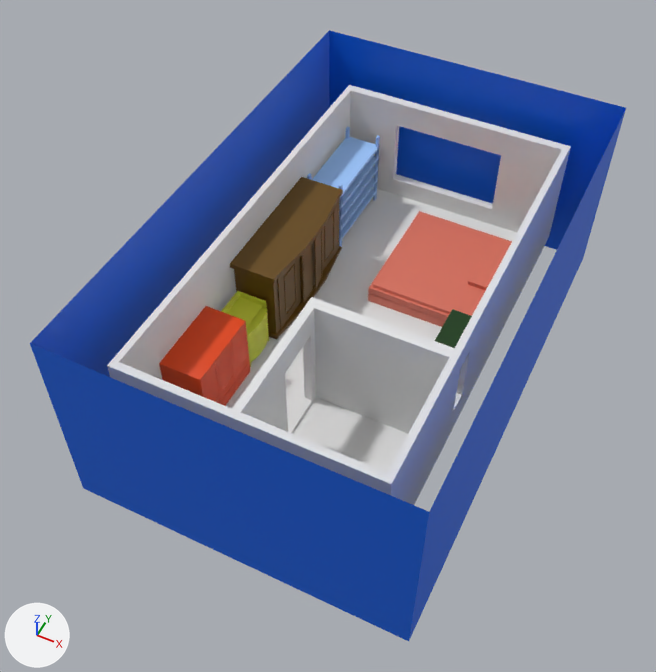
A saved change to the glTF model assets/models/room.glb.
The view is the same before and after, from a 50 mm lens placed at (1.93, -3.93, 5.28), pointed at (-0.07, 0.06, 0.3). The lights are fixed; the arrows at lower left show +X, +Y and +Z. The picture after the commit comes second. Where no turn or scale is listed for an object, it has been applied to the vertices. Vertices at exactly the same position are counted once.

In view in the first picture: 'Bed', 'Bed_pillow_01', 'Desk', 'Large_wardrobe', 'Large_wardrobe_door_01', 'Large_wardrobe_door_02', 'Large_wardrobe_door_03', 'Large_wardrobe_door_04', 'Low_cabinet', 'Low_cabinet_drawer_01', 'Multi-tier_cabinet', 'Wardrobe', 'Wardrobe_door_01', 'room_shell' and 2 more.
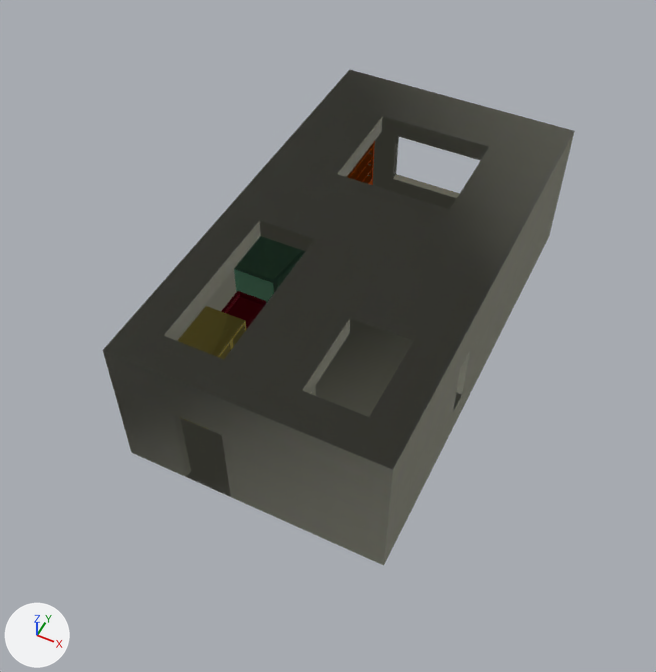
Where the newer file only moved an object's origin or applied its transform, the numbers keep the older frame.

What differs and where, as boxes (x1, y1, x2, y2) in the pictures (656 x 672 px):
'room_shell', reshaped (21% narrower, 19% shorter): before (30, 30, 626, 641); after (103, 70, 575, 565)
'Bed_pillow_01', recoloured: (368, 211, 512, 321) in both
'Large_wardrobe', recoloured (brown to black): (234, 236, 305, 303) in both
'Wardrobe', recoloured (darker): (178, 306, 246, 359) in both
'Multi-tier_cabinet', reshaped, recoloured: before (307, 127, 380, 247); after (347, 141, 375, 185)
'Low_cabinet', recoloured (yellow to black): (221, 291, 266, 330) in both
'Desk', recoloured: (435, 309, 472, 348) in both
'Large_wardrobe_door_01', recoloured: (322, 202, 338, 272) in both
'Bed', recoloured: (368, 293, 445, 327) in both
'Wardrobe_door_01', recoloured: (201, 362, 220, 401) in both
'Large_wardrobe_door_04', recoloured: (303, 244, 313, 300) in both
'Large_wardrobe_door_02', recoloured: (300, 230, 323, 303) in both
'Large_wardrobe_door_03', recoloured: (314, 232, 321, 289) in both
'Low_cabinet_drawer_01', recoloured: (248, 311, 267, 340) in both
part 2 of me_平面, reshaped: before (30, 30, 626, 641); after (103, 70, 575, 484)
part 3 of me_平面, recoloured: before (107, 85, 571, 505); after (107, 132, 571, 565)

Diff of the bpy script that builds the scene:
```diff
--- a/assets/models/room.glb.py
+++ b/assets/models/room.glb.py
@@ mat_bake_iii @@
+mat_bake_iii = bpy.data.materials.new('Bake-III')
+# uses the picture img_pawsbkr_simple_2048_color
+# uses the picture img_pawsbkr_simple_2048_metalness_pawsbkr_simple_2048_roughness
+# uses the picture img_pawsbkr_simple_2048_roughness
@@ me_平面_005 @@
 me_平面_005.from_pydata(...)  # 228 vertices, 452 faces; spans x -0.633..0.381, y -0.52..0.52, z -0.04..0.363
-me_平面_005.materials.append(mat_bed)  # red #db735f
+me_平面_005.materials.append(mat_bake_iii)
@@ me_平面_008 @@
 me_平面_008.from_pydata(...)  # 260 vertices, 530 faces; spans x -0.955..0.0, y -0.53..0.53, z 0.0..0.121
-me_平面_008.materials.append(mat_bed)  # red #db735f
+me_平面_008.materials.append(mat_bake_iii)
@@ me_平面_006 @@
 me_平面_006.from_pydata(...)  # 202 vertices, 392 faces; spans x -0.109..0.177, y -0.298..0.298, z -0.224..0.085
-me_平面_006.materials.append(mat_desk)  # dark green #093a00
+me_平面_006.materials.append(mat_bake_iii)
@@ me_平面_003 @@
 me_平面_003.from_pydata(...)  # 1148 vertices, 2288 faces; spans x -0.193..0.222, y -0.565..0.565, z -0.335..0.343
-me_平面_003.materials.append(mat_big_c)  # brown #654701
+me_平面_003.materials.append(mat_bake_iii)
@@ me_平面_019 @@
 me_平面_019.from_pydata(...)  # 168 vertices, 332 faces; spans x 0.0..0.011, y -0.168..0.168, z -0.286..0.286
-me_平面_019.materials.append(mat_big_c)  # brown #654701
+me_平面_019.materials.append(mat_bake_iii)
@@ me_平面_011 @@
 me_平面_011.from_pydata(...)  # 150 vertices, 296 faces; spans x -0.02..0.003, y -0.016..0.32, z -0.286..0.286
-me_平面_011.materials.append(mat_big_c)  # brown #654701
+me_平面_011.materials.append(mat_bake_iii)
@@ me_平面_018 @@
 me_平面_018.from_pydata(...)  # 56 vertices, 108 faces; spans x -0.01..0.025, y -0.151..-0.001, z -0.27..0.27
-me_平面_018.materials.append(mat_big_c)  # brown #654701
+me_平面_018.materials.append(mat_bake_iii)
@@ me_平面_017 @@
 me_平面_017.from_pydata(...)  # 56 vertices, 108 faces; spans x -0.012..0.0, y 0.0..0.152, z -0.27..0.27
-me_平面_017.materials.append(mat_big_c)  # brown #654701
+me_平面_017.materials.append(mat_bake_iii)
@@ me_平面_002 @@
 me_平面_002.from_pydata(...)  # 1256 vertices, 2494 faces; spans x -0.175..0.101, y -0.159..0.159, z -0.218..0.212
-me_平面_002.materials.append(mat_short_c)  # yellow #d4db3c
+me_平面_002.materials.append(mat_bake_iii)
@@ me_平面_013 @@
 me_平面_013.from_pydata(...)  # 260 vertices, 516 faces; spans x -0.156..0.05, y -0.137..0.137, z -0.029..0.029
-me_平面_013.materials.append(mat_short_c)  # yellow #d4db3c
+me_平面_013.materials.append(mat_bake_iii)
@@ me_平面_004 @@
-me_平面_004.from_pydata(...)  # 808 vertices, 1848 faces; spans x -0.152..0.152, y -0.383..0.365, z -0.338..0.34
-me_平面_004.materials.append(mat_m)  # blue #9dc7ff
+me_平面_004.from_pydata(...)  # 524 vertices, 1144 faces; spans x -0.105..0.106, y -0.388..0.369, z -0.336..0.327
+# me_平面_004 part 1: the loose piece of 712 vertices spanning x -0.152..0.152, y -0.383..0.365, z -0.338..0.34 is rebuilt with 428 vertices and now spans x -0.105..0.106, y -0.388..0.369, z -0.336..0.327, in mat_bake_iii
+me_平面_004.materials.append(mat_bake_iii)
@@ me_平面 @@
-me_平面.from_pydata(...)  # 299 vertices, 580 faces; spans x -1.2..1.31, y -1.57..2.35, z -0.26..1.3
-me_平面.materials.append(mat_blue)  # blue #0063e7
+me_平面.from_pydata(...)  # 329 vertices, 664 faces; spans x -0.93..1.0, y -1.29..2.18, z 0.0..1.09
+# me_平面 part 2: 8 vertices removed from x -1.2..1.31, y -1.57..2.35, z -0.26..1.3; 38 vertices added at x -0.93..1.0, y -1.29..2.18, z 0.95..1.09
+# me_平面 part 3: 572 faces spanning x -0.93..1.0, y -1.29..2.18, z 0.0..0.95 switch from mat_w (white #e7e7e7) to mat_bake_iii
@@ me_平面_015 @@
 me_平面_015.from_pydata(...)  # 1358 vertices, 2760 faces; spans x -0.261..0.066, y -0.302..0.302, z -0.19..0.369
-me_平面_015.materials.append(mat_c)  # orange #e74500
+me_平面_015.materials.append(mat_bake_iii)
@@ me_平面_021 @@
 me_平面_021.from_pydata(...)  # 112 vertices, 220 faces; spans x -0.01..0.0, y 0.0..0.181, z -0.18..0.18
-me_平面_021.materials.append(mat_c)  # orange #e74500
+me_平面_021.materials.append(mat_bake_iii)
```
